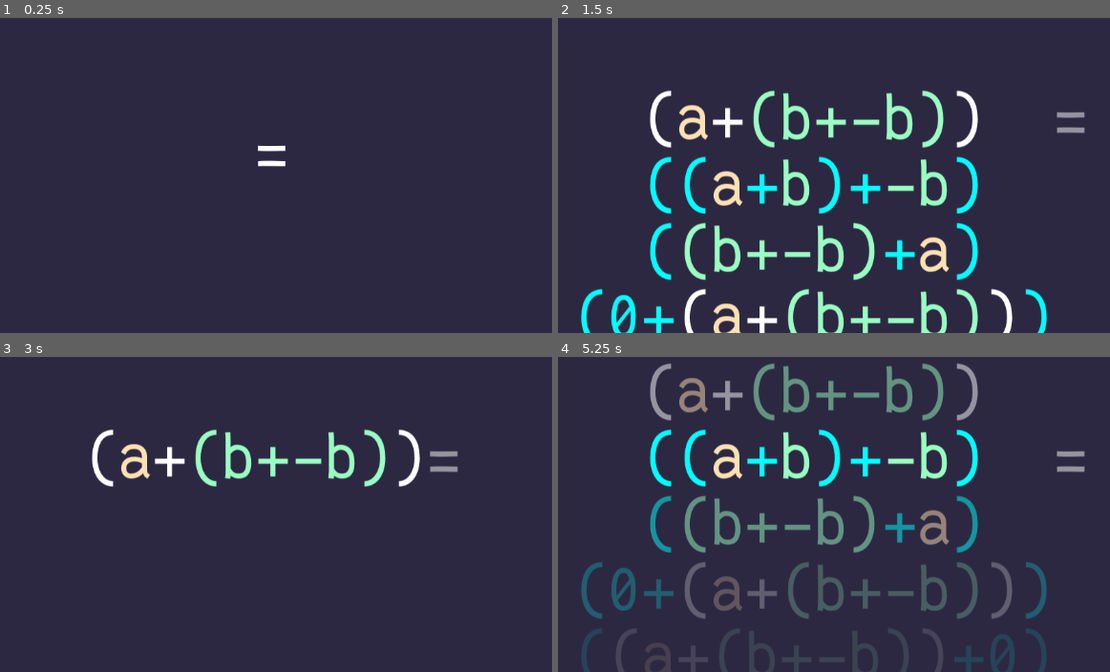
Above: before the commit, frames 1-4 (two rows, left to right).
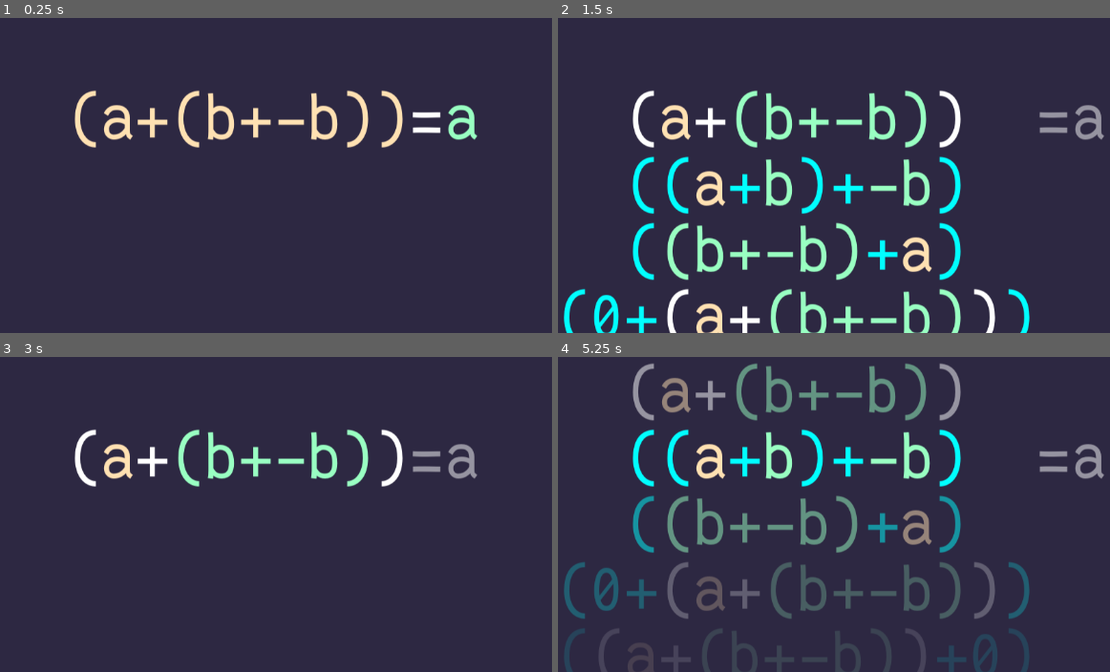
Above: after the commit, the same moments.

Repository: theoahfeldt/emperical-maths
Game: Godot game, scene res://test.tscn
Two runs of this game, one before a commit and one after it. Both use one fixed random seed, a clock stepped at 60 frames per second and the inputs below.
Inputs:
- Up to frame 1 (0.25 s): no input
- Up to frame 2 (1.5 s): tap Enter (expression_confirm) at 0.5, 0.6, 1.25 s; hold Right (expression_right) 0.53-1.28 s; hold Down (expression_down) from 1.28 s (still down); tap Space (expression_select) at 1.35 s
- Up to frame 3 (3 s): tap Enter (expression_confirm) at 2, 2.1, 2.75 s; release Down (expression_down) at 2.03 s; hold Right (expression_right) 2.03-2.78 s; hold Up (expression_up) from 2.78 s (still down); tap Space (expression_select) at 2.85 s
- Up to frame 4 (5.25 s): tap Enter (expression_confirm) at 3.5, 3.6, 4.25, 5.1 s; release Up (expression_up) at 3.53 s; hold Left (expression_left) 3.53-5.03 s; tap Space (expression_select) at 4.35 s; hold Down (expression_down) from 5.03 s (still down)

The runs differ from the first frame. In frame 1, 3.3% of the frame differs, in the area x 13-87%, y 23-48%; in frame 2, 18%; in frame 3, 4.8%; in frame 4, 21%, in the area x 1-99%, y 2-100%.
Error before the commit: Out of bounds get index '0' (on base: 'Array[GraphicalComponent]') (res://algebra/graphics/expressions/graphical_expression.gd:16)

Commit message:
Move graphical conversion to algebraic expression class

Diff:
--- a/game/algebra/graphics/graphical_conversion.gd
+++ /dev/null
@@ -1,37 +0,0 @@
-class_name GraphicalConversion
-extends Node
-
-
-## Converts [param expression] to the corresponding [GraphicalExpression]
-static func algebraic_to_graphical(
-		expression: AlgebraicExpression) -> GraphicalExpression:
-	if expression is AlgebraicVariable:
-		return _convert_variable(expression)
-	elif expression is AlgebraicInteger:
-		return _convert_integer(expression)
-	elif expression is AlgebraicNegation:
-		return _convert_negation(expression)
-	elif expression is AlgebraicSum:
-		return _convert_sum(expression)
-	else:
-		push_error("Conversion not implemented for %s" % expression.get_class())
-		return GraphicalExpression.new()
-
-
-static func _convert_variable(variable: AlgebraicVariable) -> GraphicalExpression:
-	return GraphicalVariable.create(variable.variable_name)
-
-
-static func _convert_integer(integer: AlgebraicInteger) -> GraphicalExpression:
-	return GraphicalInteger.create(integer.value)
-
-
-static func _convert_negation(negation: AlgebraicNegation) -> GraphicalExpression:
-	var expression := algebraic_to_graphical(negation.expression)
-	return GraphicalNegation.create(expression)
-
-
-static func _convert_sum(sum: AlgebraicSum) -> GraphicalExpression:
-	var left := algebraic_to_graphical(sum.left_term)
-	var right := algebraic_to_graphical(sum.right_term)
-	return GraphicalSum.create(left, right)
--- a/game/algebra/logic/expressions/algebraic_integer.gd
+++ b/game/algebra/logic/expressions/algebraic_integer.gd
@@ -35,6 +35,10 @@
 	return str(value)
 
 
+func to_graphical() -> GraphicalInteger:
+	return GraphicalInteger.create(value)
+
+
 func mark() -> void:
 	color = _sub_colors[0]
 
--- a/game/algebra/logic/expressions/algebraic_negation.gd
+++ b/game/algebra/logic/expressions/algebraic_negation.gd
@@ -40,6 +40,10 @@
 	return "-%s" % expression.pretty_string()
 
 
+func to_graphical() -> GraphicalNegation:
+	return GraphicalNegation.create(expression.to_graphical())
+
+
 func set_color(p_color: Color) -> void:
 	color = p_color
 	expression.set_color(p_color)
--- a/game/algebra/logic/expressions/algebraic_sum.gd
+++ b/game/algebra/logic/expressions/algebraic_sum.gd
@@ -49,6 +49,11 @@
 	return "(%s + %s)" % [left_term.pretty_string(), right_term.pretty_string()]
 
 
+func to_graphical() -> GraphicalSum:
+	return GraphicalSum.create(
+			left_term.to_graphical(), right_term.to_graphical())
+
+
 func set_color(p_color: Color) -> void:
 	color = p_color
 	left_term.set_color(p_color)
--- a/game/algebra/logic/expressions/algebraic_variable.gd
+++ b/game/algebra/logic/expressions/algebraic_variable.gd
@@ -31,5 +31,9 @@
 	return variable_name
 
 
+func to_graphical() -> GraphicalVariable:
+	return GraphicalVariable.create(variable_name)
+
+
 func mark() -> void:
 	color = _sub_colors[0]
--- a/game/algebra/ui/alternatives_menu_selector.gd
+++ b/game/algebra/ui/alternatives_menu_selector.gd
@@ -53,7 +53,7 @@
 	var options: Array = expressions + substitutions
 	var graphical_options: Array[GraphicalExpression] = []
 	for algebraic in expressions:
-		var graphical := GraphicalConversion.algebraic_to_graphical(algebraic)
+		var graphical := algebraic.to_graphical()
 		graphical.set_color_from_algebraic(algebraic)
 		graphical_options.append(graphical)
 	for substitution in substitutions:
--- a/game/algebra/ui/expression_controller.gd
+++ b/game/algebra/ui/expression_controller.gd
@@ -63,7 +63,7 @@
 
 func _on_substitution_selector_substituted(
 		new_expression: AlgebraicExpression, mark) -> void:
-	var graphical := GraphicalConversion.algebraic_to_graphical(new_expression)
+	var graphical := new_expression.to_graphical()
 	algebraic_base.replace_subexpression(new_expression, mark)
 	ExpressionIndexer.replace_graphical_subexpression(
 			$GraphicalBase, graphical, mark)
--- a/game/algebra/ui/expression_creation/creation_menu_selector.gd
+++ b/game/algebra/ui/expression_creation/creation_menu_selector.gd
@@ -29,7 +29,7 @@
 		Option.NEGATION,
 		Option.SUM,
 	]
-	var graphical := GraphicalConversion.algebraic_to_graphical(original)
+	var graphical := original.to_graphical()
 	graphical.set_color_from_algebraic(original)
 	_mark = mark
 	var graphical_options: Array[GraphicalExpression] = [
--- a/game/algebra/ui/expression_creation/expression_creator.gd
+++ b/game/algebra/ui/expression_creation/expression_creator.gd
@@ -107,14 +107,14 @@
 			_enter_menu(_new_integer_menu(mark), mark)
 		CreationMenuSelector.Option.NEGATION:
 			var algebraic := AlgebraicNegation.create(AlgebraicVariable.create("_"))
-			var graphical := GraphicalConversion.algebraic_to_graphical(algebraic)
+			var graphical := algebraic.to_graphical()
 			graphical.set_color_from_algebraic(algebraic)
 			_replace_subexpression(algebraic, graphical, mark)
 			$ExpressionSelector.mark_inner()
 		CreationMenuSelector.Option.SUM:
 			var algebraic := AlgebraicSum.create(
 					AlgebraicVariable.create("_"), AlgebraicVariable.create("_"))
-			var graphical := GraphicalConversion.algebraic_to_graphical(algebraic)
+			var graphical := algebraic.to_graphical()
 			graphical.set_color_from_algebraic(algebraic)
 			_replace_subexpression(algebraic, graphical, mark)
 			$ExpressionSelector.mark_inner()
